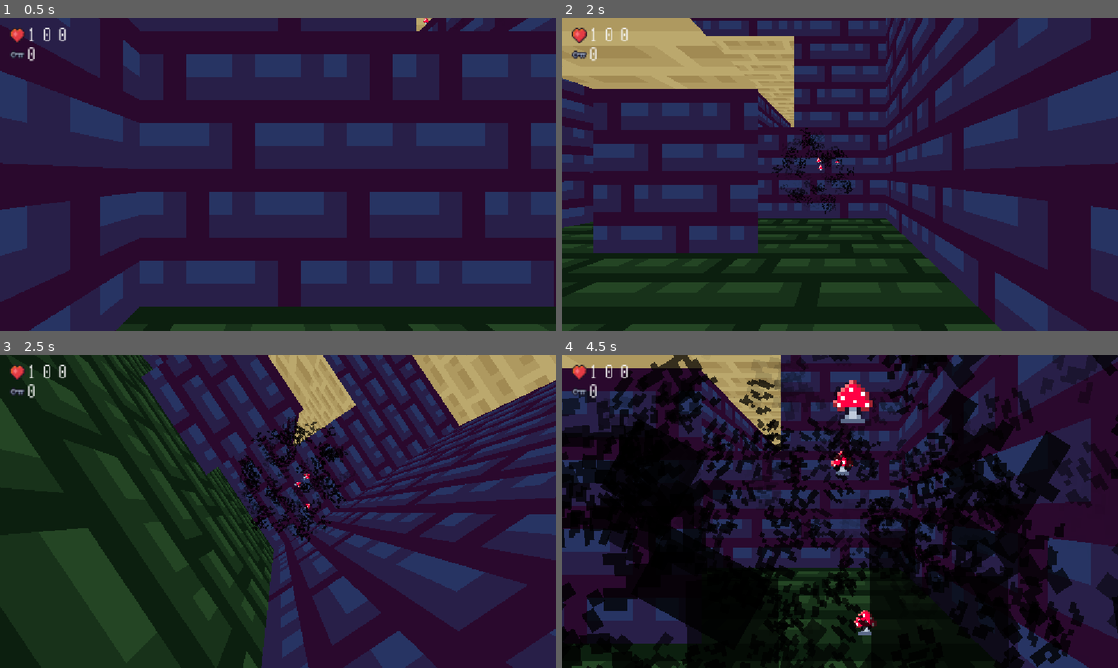
Above: before the commit, frames 1-4 (two rows, left to right).
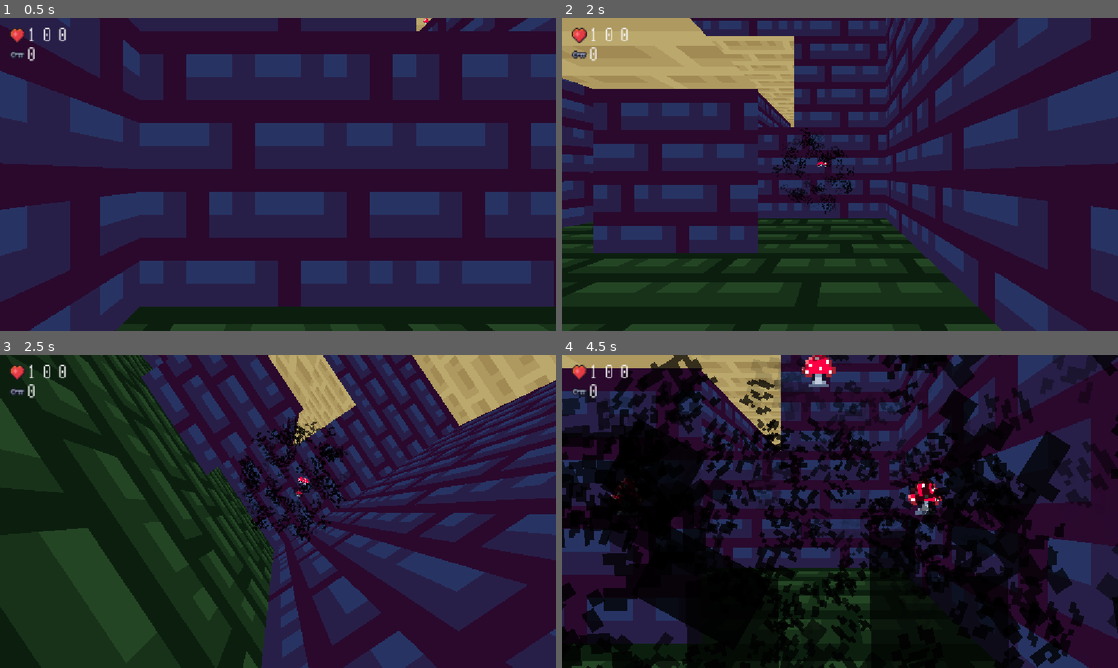
Above: after the commit, the same moments.

Repository: local-minimum/cube-core
Game: Godot game, scene res://scenes/playable_level.tscn
Two runs of this game, one before a commit and one after it. Both use one fixed random seed, a clock stepped at 60 frames per second and the inputs below.
Inputs (mouse positions are in pixels of both pictures, inside the frame that each line leads up to):
- Up to frame 1 (0.5 s): no input
- Up to frame 2 (2 s): tap Enter at 0.5 s; move the mouse to (962, 158) at 0.52 s; hold D (crawl_strafe_right) 0.53-1.28 s; hold Space (crawl_search) 0.53-1.28 s; click (962, 158) at 0.67 s; move the mouse to (728, 190) at 1.27 s; hold S (crawl_backward) from 1.28 s (still down); tap Space (crawl_search) at 1.35 s; click (728, 190) at 1.42 s
- Up to frame 3 (2.5 s): move the mouse to (333, 442) at 2.02 s; release S (crawl_backward) at 2.03 s; hold D (crawl_strafe_right) from 2.03 s (still down); hold Space (crawl_search) from 2.03 s (still down); click (333, 442) at 2.17 s
- Up to frame 4 (4.5 s): move the mouse to (812, 574) at 2.77 s; release D (crawl_strafe_right) at 2.78 s; release Space (crawl_search) at 2.78 s; hold W (crawl_forward) 2.78-3.53 s; tap Space (crawl_search) at 2.85, 4.35 s; click (812, 574) at 2.92 s; move the mouse to (1006, 558) at 3.52 s; hold Space (crawl_search) 3.53-4.28 s; hold A (crawl_strafe_left) from 3.53 s (still down); click (1006, 558) at 3.67 s; move the mouse to (673, 464) at 4.27 s; click (673, 464) at 4.42 s

Frame 1 is identical in both runs. In frame 2, less than 0.1% of the frame differs, in the area x 45-50%, y 44-49%; in frame 3, less than 0.1%; in frame 4, 1.8%, in the area x 8-69%, y 0-90%.

Commit message:
Fix shroom orientations and fix lock clicking

Diff:
--- a/scenes/enemy.tscn
+++ b/scenes/enemy.tscn
@@ -10,6 +10,7 @@
 [ext_resource type="Texture2D" uid="uid://vsxnjpjeh4q0" path="res://sprites/walls/biomes-0.png" id="8_md484"]
 [ext_resource type="Texture2D" uid="uid://cm35vdl4hc60a" path="res://sprites/monsters2-84.png" id="9_ipns3"]
 [ext_resource type="Script" uid="uid://meibvvwp8mvg" path="res://scripts/gridded_level/entities/movement_planner.gd" id="10_8qclf"]
+[ext_resource type="Script" uid="uid://dexigkhejxn1h" path="res://scripts/gridded_level/level_features/player_facer.gd" id="10_w8i8w"]
 
 [sub_resource type="Resource" id="Resource_fpun6"]
 script = ExtResource("2_5uy6h")
@@ -330,6 +331,13 @@
 _rotation_speed_variation = 0.1
 _rotation_axis_max_speed = 0.01
 
+[node name="PlayerFacer" type="Node3D" parent="Sprite3D" node_paths=PackedStringArray("subject")]
+script = ExtResource("10_w8i8w")
+subject = NodePath("..")
+use_look_direction_for_rotation = true
+use_parent_for_down = false
+metadata/_custom_type_script = "uid://dexigkhejxn1h"
+
 [node name="Sprite3D2" type="Sprite3D" parent="."]
 transform = Transform3D(1, 0, 0, 0, 1, 0, 0, 0, 1, -0.625, 0, 0)
 texture_filter = 0
@@ -338,6 +346,13 @@
 _rotation_speed_variation = 0.1
 _rotation_axis_max_speed = 0.01
 
+[node name="PlayerFacer" type="Node3D" parent="Sprite3D2" node_paths=PackedStringArray("subject")]
+script = ExtResource("10_w8i8w")
+subject = NodePath("..")
+use_look_direction_for_rotation = true
+use_parent_for_down = false
+metadata/_custom_type_script = "uid://dexigkhejxn1h"
+
 [node name="Sprite3D3" type="Sprite3D" parent="."]
 transform = Transform3D(1, 0, 0, 0, 1, 0, 0, 0, 1, -0.0625, 0.375, 0)
 texture_filter = 0
@@ -345,6 +360,13 @@
 script = ExtResource("7_nenq2")
 _rotation_speed_variation = 0.1
 _rotation_axis_max_speed = 0.01
+
+[node name="PlayerFacer" type="Node3D" parent="Sprite3D3" node_paths=PackedStringArray("subject")]
+script = ExtResource("10_w8i8w")
+subject = NodePath("..")
+use_look_direction_for_rotation = true
+use_parent_for_down = false
+metadata/_custom_type_script = "uid://dexigkhejxn1h"
 
 [node name="MovementPlanner" type="Node3D" parent="." node_paths=PackedStringArray("entity")]
 script = ExtResource("10_8qclf")
--- a/scenes/playable_level.tscn
+++ b/scenes/playable_level.tscn
@@ -21,6 +21,7 @@
 offset_top = 20.0
 offset_right = 220.0
 offset_bottom = 20.0
+mouse_filter = 2
 theme_override_constants/h_separation = 4
 theme_override_constants/v_separation = 8
 columns = 2
@@ -31,6 +32,7 @@
 [node name="Health Icon" type="TextureRect" parent="HUD/Core Stats UI"]
 custom_minimum_size = Vector2(32, 0)
 layout_mode = 2
+mouse_filter = 2
 texture = ExtResource("2_rgu53")
 expand_mode = 4
 stretch_mode = 4
@@ -38,6 +40,7 @@
 [node name="Health Value" type="Control" parent="HUD/Core Stats UI"]
 layout_mode = 2
 size_flags_horizontal = 3
+mouse_filter = 2
 script = ExtResource("3_ohew3")
 text = "100"
 font_size = 32
@@ -48,6 +51,7 @@
 [node name="Key Icon" type="TextureRect" parent="HUD/Core Stats UI"]
 custom_minimum_size = Vector2(32, 0)
 layout_mode = 2
+mouse_filter = 2
 texture = ExtResource("5_f4dbq")
 expand_mode = 4
 stretch_mode = 4
@@ -55,6 +59,7 @@
 [node name="Keys Count" type="Control" parent="HUD/Core Stats UI"]
 layout_mode = 2
 size_flags_horizontal = 3
+mouse_filter = 2
 script = ExtResource("3_ohew3")
 text = "0"
 font_size = 32
@@ -72,6 +77,7 @@
 anchor_bottom = 1.0
 grow_horizontal = 2
 grow_vertical = 2
+mouse_filter = 2
 script = ExtResource("2_wreoo")
 _color = Color(0, 0.56046015, 0.5700106, 1)
 _font = ExtResource("3_7s1ja")
--- a/scenes/sides/grid_door_lock.tscn
+++ b/scenes/sides/grid_door_lock.tscn
@@ -24,7 +24,6 @@
 mesh = NodePath("Lock")
 texture_mode = 1
 display_material_idx = 0
-locked_door_tex_model1 = ExtResource("2_fmvfg")
 emission_intensity = 0.0
 _collission_shape = NodePath("StaticBody3D/CollisionShape3D")
 metadata/_custom_type_script = "uid://y52tibb7romd"
@@ -36,3 +35,5 @@
 
 [node name="CollisionShape3D" type="CollisionShape3D" parent="StaticBody3D"]
 shape = SubResource("BoxShape3D_60xik")
+
+[connection signal="input_event" from="StaticBody3D" to="." method="_on_static_body_3d_input_event"]
--- a/scripts/gridded_level/level_features/player_facer.gd
+++ b/scripts/gridded_level/level_features/player_facer.gd
@@ -1,5 +1,11 @@
 extends GridNodeFeature
 class_name PlayerFacer
+
+@export var subject: Node3D:
+    get():
+        if subject == null:
+            return self
+        return subject
 
 @export var use_look_direction_for_rotation: bool
 
@@ -16,7 +22,7 @@
 var _local_anchor_position: Vector3
 
 func _ready() -> void:
-    _local_anchor_position = position
+    _local_anchor_position = subject.position
 
     if __SignalBus.on_move_start.connect(_track_player) != OK:
         push_error("%s cannot track player during movement" % name)
@@ -71,11 +77,11 @@
     _update_position_and_rotation()
 
 func _calculate_down() -> CardinalDirections.CardinalDirection:
-    var entity: GridEntity = GridEntity.find_entity_parent(self, true)
+    var entity: GridEntity = GridEntity.find_entity_parent(subject, true)
     if entity != null:
         return entity.down
 
-    var anchor: GridAnchor = GridAnchor.find_anchor_parent(self, false)
+    var anchor: GridAnchor = GridAnchor.find_anchor_parent(subject, false)
     if anchor != null:
         return anchor.direction
 
@@ -84,13 +90,13 @@
         return CardinalDirections.CardinalDirection.DOWN
 
     if use_parent_for_down:
-        var parent: Node = get_parent()
+        var parent: Node = subject.get_parent()
         if parent is Node3D:
             return level.get_closest_grid_node_side_by_position(
                 (parent as Node3D).global_position
             )
 
-    return level.get_closest_grid_node_side_by_position(global_position)
+    return level.get_closest_grid_node_side_by_position(subject.global_position)
 
 func _update_position_and_rotation(interpolate: bool = true) -> void:
     var level: GridLevelCore = get_level()
@@ -100,28 +106,28 @@
     if offset_if_on_same_tile && level.player.coordinates() == coordinates():
         var target: Vector3 = _local_anchor_position - offset_amount * level.node_size * level.player.camera.global_basis.z
         if interpolate:
-            position = lerp(position, target, interpoation_fraction)
+            subject.position = lerp(subject.position, target, interpoation_fraction)
         else:
-            position = target
-    elif position != _local_anchor_position:
+            subject.position = target
+    elif subject.position != _local_anchor_position:
         if interpolate:
-            position = lerp(position, _local_anchor_position, interpoation_fraction)
+            subject.position = lerp(subject.position, _local_anchor_position, interpoation_fraction)
         else:
-            position = _local_anchor_position
+            subject.position = _local_anchor_position
 
     if use_look_direction_for_rotation:
         if maintain_down:
             var down: CardinalDirections.CardinalDirection = _calculate_down()
             if !CardinalDirections.is_parallell(down, level.player.look_direction):
-                global_rotation = CardinalDirections.direction_to_rotation(
+                subject.global_rotation = CardinalDirections.direction_to_rotation(
                     CardinalDirections.invert(down),
                     level.player.look_direction,
                 ).get_euler()
         else:
-            global_basis = level.player.camera.global_transform.basis
+            subject.global_basis = level.player.camera.global_transform.basis
     else:
         var player_pos: Vector3 = level.player.camera.global_position
         player_pos.y = global_position.y
 
         if player_pos != global_position:
-            look_at(player_pos, Vector3.UP, true)
+            subject.look_at(player_pos, Vector3.UP, true)
Not shown: 1 places in scenes/enemy.tscn that only renumber resources
